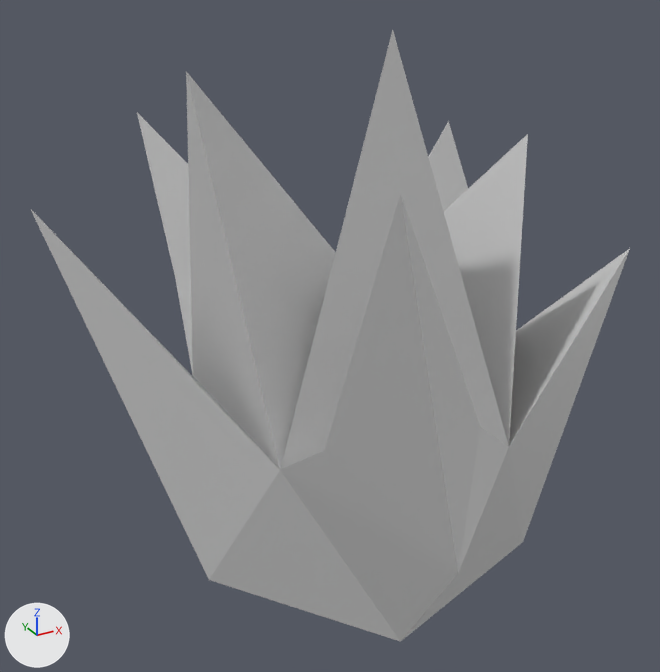
The COLLADA model assets/fire_elemental.dae: old version first, new version second.
Camera for both pictures: a camera (50 mm lens) standing at (-2.18, -3.63, 2.59) and looking at (-0.18, 0.01, 0.76). Arrows for +X, +Y and +Z are at lower left; the lights stay in place.

The scene before the commit, as lines of its bpy script (objects in view):
```python
mat_fire_elemental = principled_material('fire_elemental')
mat_fire_elemental.base_color = (0.64, 0.64, 0.64)  # light grey #d1d1d1
mat_fire_elemental.roughness = 0.44
me_icosphere_001 = bpy.data.meshes.new('Icosphere.001')
me_icosphere_001.from_pydata(...)  # 26 vertices, 48 faces; spans x -1.41..1.07, y -1.43..1.31, z -1.0..2.26
me_icosphere_001.materials.append(mat_fire_elemental)  # light grey #d1d1d1
ob_icosphere = bpy.data.objects.new('Icosphere', me_icosphere_001)
ob_icosphere.location = (0.0, 0.0, 0.0)
```
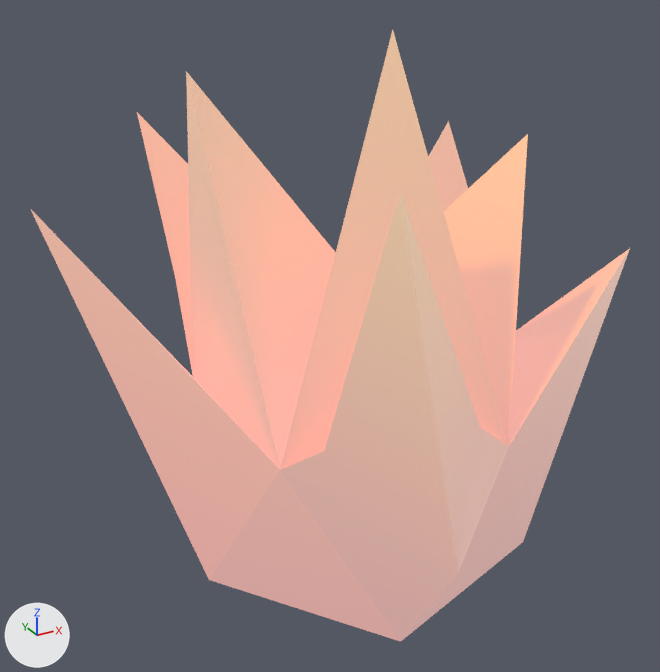
Boxes [x1, y1, x2, y2] around the edits, measured in the pictures (660 x 672 px):
'Icosphere', surface changed (grey to beige): [30, 30, 630, 642] in both

Patch to the scene script:
```diff
--- a/assets/fire_elemental.dae.py
+++ b/assets/fire_elemental.dae.py
@@ img_fire_gradient_png @@
+img_fire_gradient_png = load_image('fire_gradient.png', 'fire_gradient.png', 128, 128, 'sRGB')
@@ mat_fire_elemental @@
 mat_fire_elemental = principled_material('fire_elemental')
-mat_fire_elemental.base_color = (0.64, 0.64, 0.64)  # light grey #d1d1d1
+mat_fire_elemental.texture = img_fire_gradient_png
 mat_fire_elemental.roughness = 0.44
+mat_fire_elemental.emission_color = (0.32, 0.32, 0.32)  # grey #999999
+mat_fire_elemental.emission_strength = 1.0
```
